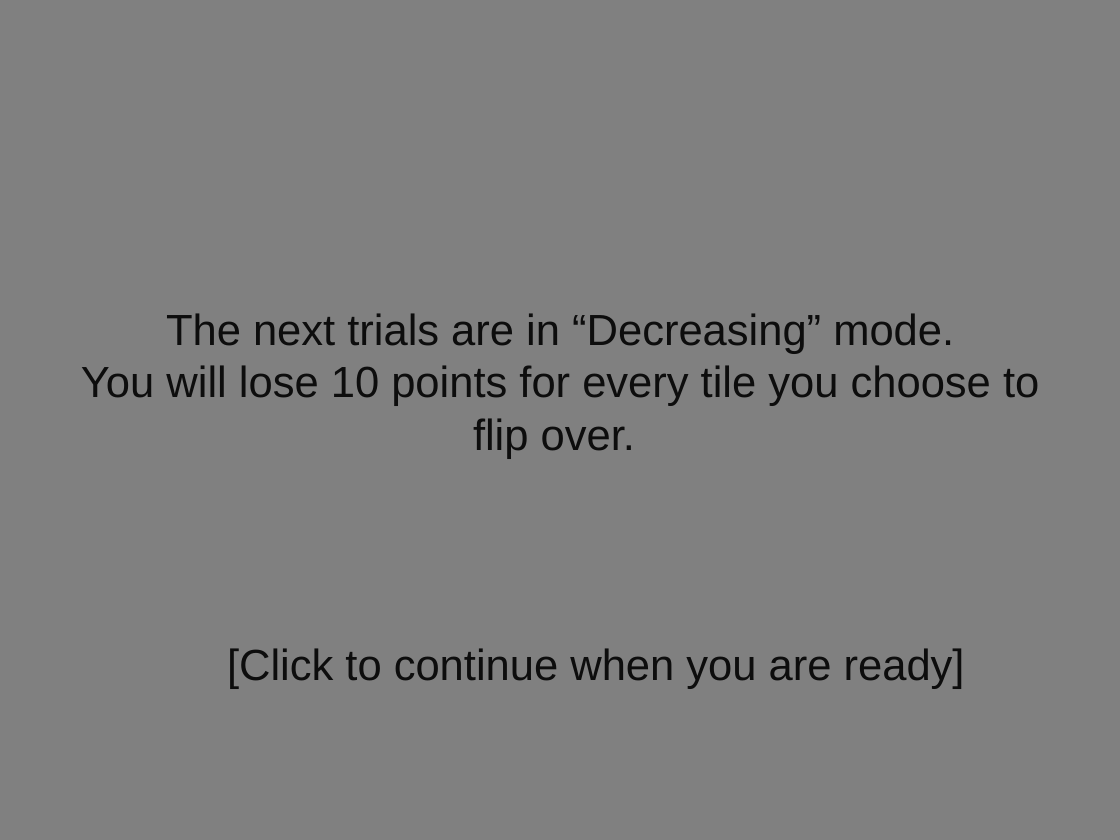
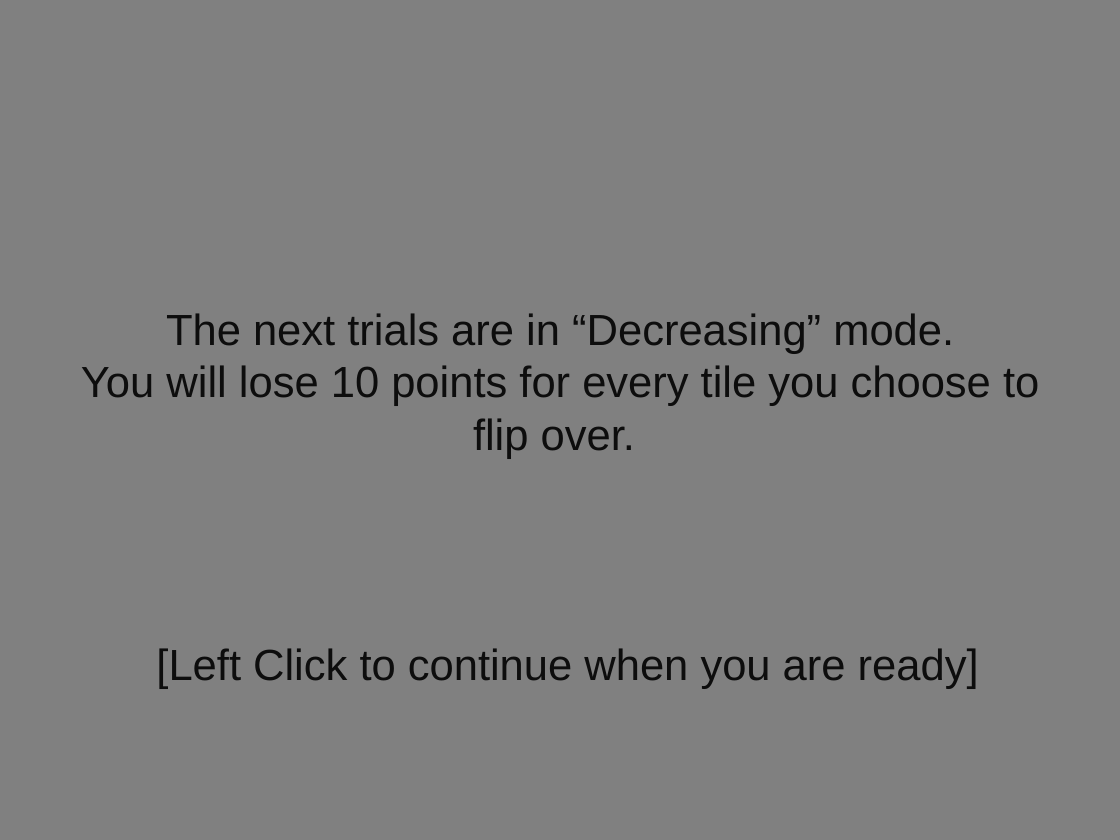
Before and after one commit to jasminetan6032/IST-EEG, a slide deck: slide 15 of Instructions/instructions_adapted.pptx. Drawn at 1120x840 pixels with LibreOffice and Linux fonts; fonts in the diff are those of the drawing. Boxes give left, top, right and bottom in pixels: in the first picture for what was removed or moved away, otherwise in the second. Text is boxed around its words. In the diff, an @@ line names an element or a change of style, - is before the commit and + after.

```diff
--- a/Instructions/instructions_adapted.pptx
+++ b/Instructions/instructions_adapted.pptx
@@ text at <box>156,648,979,689</box>: text changed @@
-[Click to continue when you are ready]
+[Left Click to continue when you are ready]
```
Also in this commit, not shown: 14 other slides changed, 17 other files.
